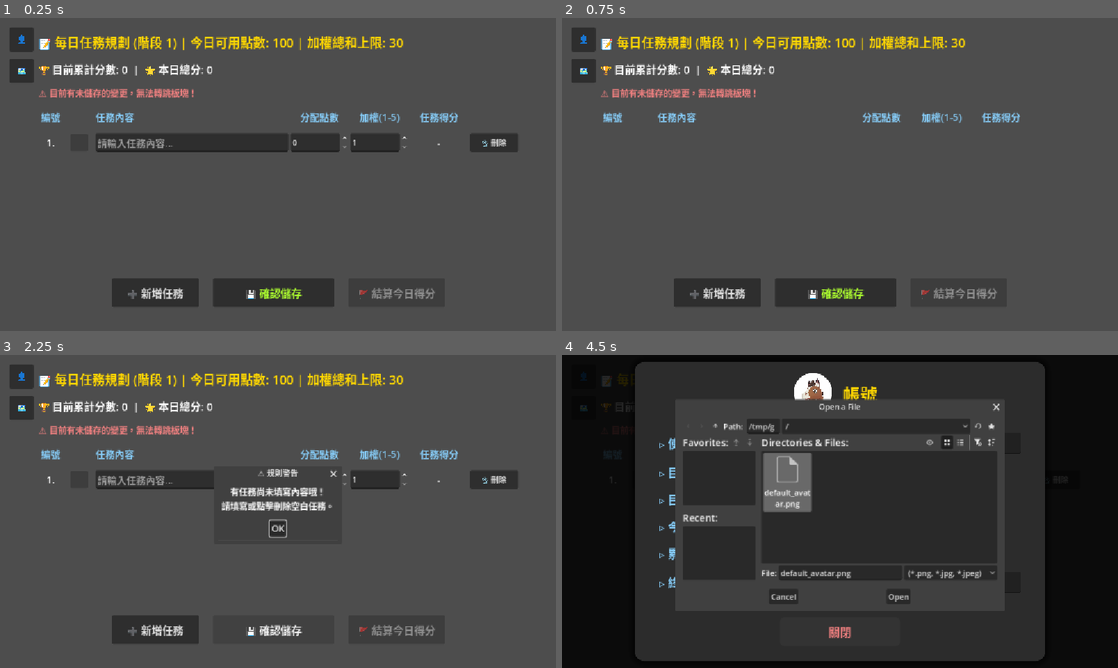
Above: before the commit, frames 1-4 (two rows, left to right).
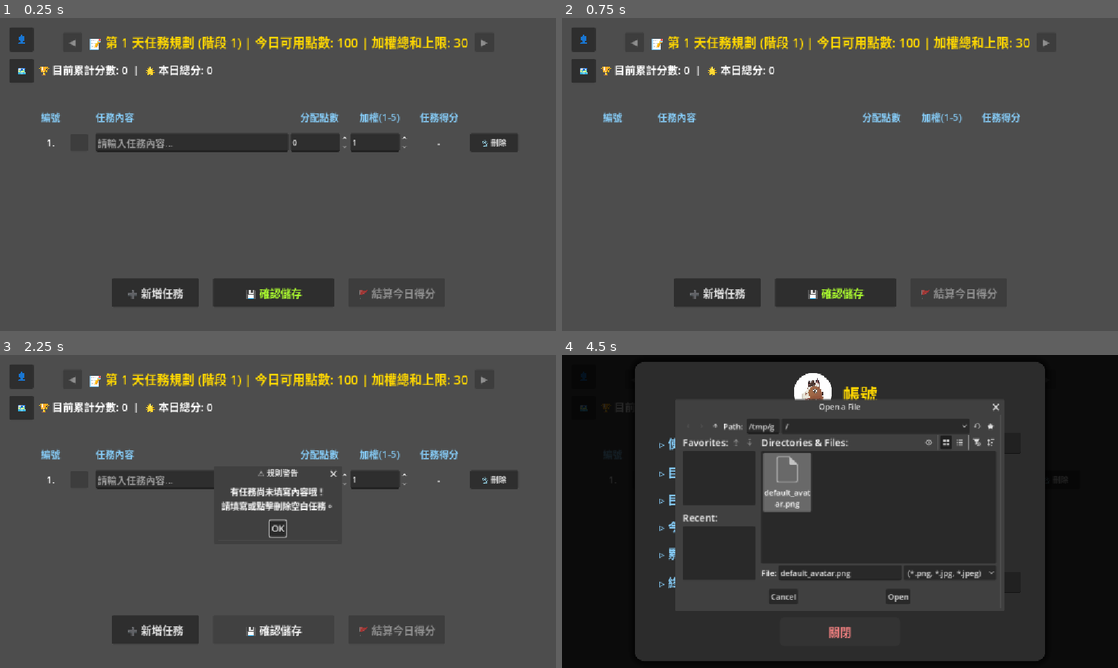
Above: after the commit, the same moments.

Repository: mirloss695/todo-monopoly
Game: Godot game, scene res://main.tscn
Same seed, same stepped clock (60 frames per second), same inputs: the game is played once before the commit and once after it.
Inputs (mouse positions are in pixels of both pictures, inside the frame that each line leads up to):
- Up to frame 1 (0.25 s): no input
- Up to frame 2 (0.75 s): click "🗑️ 刪除" at 0.5 s
- Up to frame 3 (2.25 s): click "➕ 新增任務" at 1.25 s; click "💾 確認儲存" at 2 s
- Up to frame 4 (4.5 s): click "OK" at 2.75 s; click "👤" at 3.5 s; click (812, 392) at 4.25 s

The runs differ from the first frame. In frame 1, 3.1% of the frame differs, in the area x 7-88%, y 5-26%; in frame 2, 3.1%; in frame 3, 3.1%; in frame 4, 0.4%.

Commit message:
新增可檢視歷史任務

Diff:
--- a/todol_list.gd
+++ b/todol_list.gd
@@ -10,11 +10,24 @@
 var can_switch_board = false
 var task_rows = []
 
+# --- 時光機歷史系統變數 ---
+var actual_day = 1        # 實際進行到的天數
+var current_view_day = 1  # 玩家目前畫面上正在看的天數
+var task_history = {}     # 儲存過去資料的字典 { 天數: { tasks: [...], score: 100 } }
+
 var bg: ColorRect
 var margin: MarginContainer
+var header_hbox: HBoxContainer
+var prev_day_btn: Button
+var next_day_btn: Button
 var header_label: Label
 var score_label: Label
-var tasks_container: VBoxContainer
+
+var scroll_vbox: VBoxContainer
+var tasks_container: VBoxContainer         # 今日任務容器 (可編輯)
+var history_container: VBoxContainer       # 歷史任務容器 (唯讀)
+
+var btn_hbox: HBoxContainer                # 底部按鈕區
 var add_task_btn: Button
 var toggle_save_btn: Button
 var finish_btn: Button
@@ -22,25 +35,22 @@
 var board_status_label: Label
 
 func _ready():
-	# 【關鍵修復】確保根節點錨點填滿全螢幕
 	self.set_anchors_preset(Control.PRESET_FULL_RECT)
 	daily_points_limit = current_stage * 100
 	setup_ui()
+	update_day_navigation() # 初始化時光機導航
 	add_task_row()
 
 func setup_ui():
 	bg = ColorRect.new()
 	bg.color = Color("#2C2C2C")
 	add_child(bg)
-	# 【關鍵修復】確保背景顏色完全填滿全螢幕，解決左上角破洞
 	bg.set_anchors_preset(Control.PRESET_FULL_RECT)
 
 	margin = MarginContainer.new()
 	add_child(margin)
-	# 【關鍵修復】確保排版容器填滿全螢幕
 	margin.set_anchors_preset(Control.PRESET_FULL_RECT)
 
-	# 這裡維持你上一步調整的完美邊距設定
 	margin.add_theme_constant_override("margin_top", 30)
 	margin.add_theme_constant_override("margin_left", 80)
 	margin.add_theme_constant_override("margin_right", 80)
@@ -50,19 +60,39 @@
 	main_vbox.add_theme_constant_override("separation", 20)
 	margin.add_child(main_vbox)
 
+	# 【新增】將標題改為水平容器，並加入左右切換按鈕
+	header_hbox = HBoxContainer.new()
+	header_hbox.alignment = BoxContainer.ALIGNMENT_CENTER
+	header_hbox.add_theme_constant_override("separation", 15)
+
+	prev_day_btn = Button.new()
+	prev_day_btn.text = "◀"
+	prev_day_btn.custom_minimum_size = Vector2(40, 40)
+	prev_day_btn.add_theme_font_size_override("font_size", 20)
+	prev_day_btn.mouse_default_cursor_shape = Control.CURSOR_POINTING_HAND
+	prev_day_btn.pressed.connect(_on_prev_day_pressed)
+	header_hbox.add_child(prev_day_btn)
+
 	header_label = Label.new()
-	header_label.text = "📝 每日任務規劃 (階段 %d) | 今日可用點數: %d | 加權總和上限: %d" % [current_stage, daily_points_limit, weight_limit]
 	header_label.add_theme_font_size_override("font_size", 26)
 	header_label.set("theme_override_colors/font_color", Color.GOLD)
-	main_vbox.add_child(header_label)
+	header_hbox.add_child(header_label)
+
+	next_day_btn = Button.new()
+	next_day_btn.text = "▶"
+	next_day_btn.custom_minimum_size = Vector2(40, 40)
+	next_day_btn.add_theme_font_size_override("font_size", 20)
+	next_day_btn.mouse_default_cursor_shape = Control.CURSOR_POINTING_HAND
+	next_day_btn.pressed.connect(_on_next_day_pressed)
+	header_hbox.add_child(next_day_btn)
+
+	main_vbox.add_child(header_hbox)
 
 	score_label = Label.new()
-	update_score_display()
 	score_label.add_theme_font_size_override("font_size", 22)
 	main_vbox.add_child(score_label)
 
 	board_status_label = Label.new()
-	board_status_label.text = "⚠️ 目前有未儲存的變更，無法轉跳板塊！"
 	board_status_label.set("theme_override_colors/font_color", Color.LIGHT_CORAL)
 	board_status_label.add_theme_font_size_override("font_size", 18)
 	main_vbox.add_child(board_status_label)
@@ -74,24 +104,35 @@
 		var l = Label.new()
 		l.text = titles[i]
 		l.custom_minimum_size = Vector2(widths[i], 0)
-		if i == 2:
-			l.horizontal_alignment = HORIZONTAL_ALIGNMENT_LEFT
-		else:
-			l.horizontal_alignment = HORIZONTAL_ALIGNMENT_CENTER
+		if i == 2: l.horizontal_alignment = HORIZONTAL_ALIGNMENT_LEFT
+		else: l.horizontal_alignment = HORIZONTAL_ALIGNMENT_CENTER
 		l.set("theme_override_colors/font_color", Color.LIGHT_SKY_BLUE)
 		l.add_theme_font_size_override("font_size", 20)
 		title_hbox.add_child(l)
 	main_vbox.add_child(title_hbox)
 
+	# 【修改】加入卷軸容器，並在裡面放兩個 VBox (今日/歷史)
 	var scroll = ScrollContainer.new()
 	scroll.size_flags_vertical = SIZE_EXPAND_FILL
 	scroll.custom_minimum_size = Vector2(0, 250)
-	tasks_container = VBoxContainer.new()
+	scroll_vbox = VBoxContainer.new()
+	scroll_vbox.size_flags_horizontal = SIZE_EXPAND_FILL
+	scroll_vbox.size_flags_vertical = SIZE_EXPAND_FILL
+	scroll.add_child(scroll_vbox)
+
+	tasks_container = VBoxContainer.new() # 今日容器
 	tasks_container.size_flags_horizontal = SIZE_EXPAND_FILL
-	scroll.add_child(tasks_container)
+	scroll_vbox.add_child(tasks_container)
+
+	history_container = VBoxContainer.new() # 歷史容器 (預設隱藏)
+	history_container.size_flags_horizontal = SIZE_EXPAND_FILL
+	history_container.hide()
+	scroll_vbox.add_child(history_container)
+
 	main_vbox.add_child(scroll)
 
-	var btn_hbox = HBoxContainer.new()
+	# 底部按鈕區
+	btn_hbox = HBoxContainer.new()
 	btn_hbox.alignment = BoxContainer.ALIGNMENT_CENTER
 	btn_hbox.add_theme_constant_override("separation", 30)
 
@@ -117,8 +158,8 @@
 	finish_btn.disabled = true
 	finish_btn.pressed.connect(_on_finish_pressed)
 	btn_hbox.add_child(finish_btn)
+
 	var spacer = Control.new()
-	# 這裡的 Y 值 (50) 可以根據你想下移的幅度自由調大
 	spacer.custom_minimum_size = Vector2(0, 10)
 	main_vbox.add_child(spacer)
 	main_vbox.add_child(btn_hbox)
@@ -133,6 +174,117 @@
 	ok_btn.add_theme_font_size_override("font_size", 18)
 	ok_btn.custom_minimum_size = Vector2(100, 40)
 
+# ==========================================
+# 時光機與歷史紀錄系統 (新增區塊)
+# ==========================================
+func update_day_navigation():
+	header_label.text = "📝 第 %d 天任務規劃 (階段 %d) | 今日可用點數: %d | 加權總和上限: %d" % [current_view_day, current_stage, daily_points_limit, weight_limit]
+
+	prev_day_btn.disabled = (current_view_day <= 1)
+	next_day_btn.disabled = (current_view_day >= actual_day)
+
+	if current_view_day == actual_day:
+		# 觀看「今天」：顯示編輯介面
+		history_container.hide()
+		tasks_container.show()
+		btn_hbox.show()
+		board_status_label.show()
+		update_score_display()
+	else:
+		# 觀看「歷史」：顯示唯讀介面
+		tasks_container.hide()
+		btn_hbox.hide()
+		board_status_label.hide()
+		build_history_view(current_view_day)
+		history_container.show()
+		var hist_score = task_history[current_view_day]["score"] if task_history.has(current_view_day) else 0
+		score_label.text = "🏆 歷史總分檢視  |  🌟 第 %d 天獲得分數: %d" % [current_view_day, hist_score]
+
+func _on_prev_day_pressed():
+	if current_view_day > 1:
+		current_view_day -= 1
+		update_day_navigation()
+
+func _on_next_day_pressed():
+	if current_view_day < actual_day:
+		current_view_day += 1
+		update_day_navigation()
+
+func build_history_view(day: int):
+	# 清空舊的歷史視圖
+	for child in history_container.get_children():
+		child.queue_free()
+
+	var data = task_history.get(day, {"tasks": [], "score": 0})
+	var index = 1
+	var widths = [50, 60, 400, 120, 120, 120, 100]
+
+	for task in data["tasks"]:
+		var row = HBoxContainer.new()
+
+		# 1. 編號
+		var num_lbl = Label.new()
+		num_lbl.custom_minimum_size = Vector2(widths[0], 0)
+		num_lbl.horizontal_alignment = HORIZONTAL_ALIGNMENT_CENTER
+		num_lbl.add_theme_font_size_override("font_size", 20)
+		num_lbl.text = str(index) + "."
+		row.add_child(num_lbl)
+
+		# 2. 打勾狀態 (唯讀)
+		var check_lbl = Label.new()
+		check_lbl.custom_minimum_size = Vector2(widths[1], 0)
+		check_lbl.horizontal_alignment = HORIZONTAL_ALIGNMENT_CENTER
+		check_lbl.add_theme_font_size_override("font_size", 24)
+		check_lbl.text = "✔" if task["completed"] else ""
+		check_lbl.set("theme_override_colors/font_color", Color.GREEN_YELLOW)
+		row.add_child(check_lbl)
+
+		# 3. 任務內容 (唯讀)
+		var line_edit = LineEdit.new()
+		line_edit.size_flags_horizontal = SIZE_EXPAND_FILL
+		line_edit.custom_minimum_size = Vector2(widths[2], 0)
+		line_edit.add_theme_font_size_override("font_size", 20)
+		line_edit.text = task["text"]
+		line_edit.editable = false
+		line_edit.add_theme_color_override("font_uneditable_color", Color.WHITE)
+		row.add_child(line_edit)
+
+		# 4. 分配點數 (唯讀)
+		var pts_edit = LineEdit.new()
+		pts_edit.custom_minimum_size = Vector2(widths[3], 0)
+		pts_edit.text = str(task["points"])
+		pts_edit.editable = false
+		pts_edit.alignment = HORIZONTAL_ALIGNMENT_CENTER # 【修正這裡】
+		row.add_child(pts_edit)
+
+		# 5. 加權 (唯讀)
+		var wt_edit = LineEdit.new()
+		wt_edit.custom_minimum_size = Vector2(widths[4], 0)
+		wt_edit.text = str(task["weight"])
+		wt_edit.editable = false
+		wt_edit.alignment = HORIZONTAL_ALIGNMENT_CENTER # 【修正這裡】
+		row.add_child(wt_edit)
+
+		# 6. 任務得分 (唯讀)
+		var sc_lbl = Label.new()
+		sc_lbl.custom_minimum_size = Vector2(widths[5], 0)
+		sc_lbl.horizontal_alignment = HORIZONTAL_ALIGNMENT_CENTER
+		sc_lbl.add_theme_font_size_override("font_size", 20)
+		var t_score = task["points"] * task["weight"]
+		sc_lbl.text = "+ " + str(t_score) if task["completed"] else "-"
+		sc_lbl.set("theme_override_colors/font_color", Color.GREEN_YELLOW if task["completed"] else Color.WHITE)
+		row.add_child(sc_lbl)
+
+		# 7. 佔位符 (取代刪除按鈕，維持排版對齊)
+		var dummy = Control.new()
+		dummy.custom_minimum_size = Vector2(widths[6], 0)
+		row.add_child(dummy)
+
+		history_container.add_child(row)
+		index += 1
+# ==========================================
+# 既有功能區
+# ==========================================
 func update_task_numbers():
 	for i in range(task_rows.size()):
 		task_rows[i]["num_lbl"].text = str(i + 1) + "."
@@ -227,7 +379,8 @@
 	update_task_numbers()
 
 func update_score_display():
-	score_label.text = "🏆 目前累計分數: %d  |  🌟 本日總分: %d" % [total_accumulated_score, today_total_score]
+	if current_view_day == actual_day:
+		score_label.text = "🏆 目前累計分數: %d  |  🌟 本日總分: %d" % [total_accumulated_score, today_total_score]
 
 func _on_add_task_pressed(): add_task_row()
 
@@ -315,6 +468,26 @@
 		row_data["checkbox"].disabled = true
 
 func reset_for_new_day():
+	# 【關鍵修復】在清空畫面之前，先把今天的資料「存檔」進歷史資料庫！
+	var history_data = []
+	for row_data in task_rows:
+		history_data.append({
+			"text": row_data["line_edit"].text,
+			"points": row_data["points_spin"].value,
+			"weight": row_data["weight_spin"].value,
+			"completed": row_data["is_completed"]
+		})
+	task_history[actual_day] = {
+		"tasks": history_data,
+		"score": today_total_score
+	}
+
+	# 天數推進
+	actual_day += 1
+	current_view_day = actual_day
+	update_day_navigation()
+
+	# 重置今日狀態
 	today_total_score = 0
 	is_editing = true
 	can_switch_board = false
